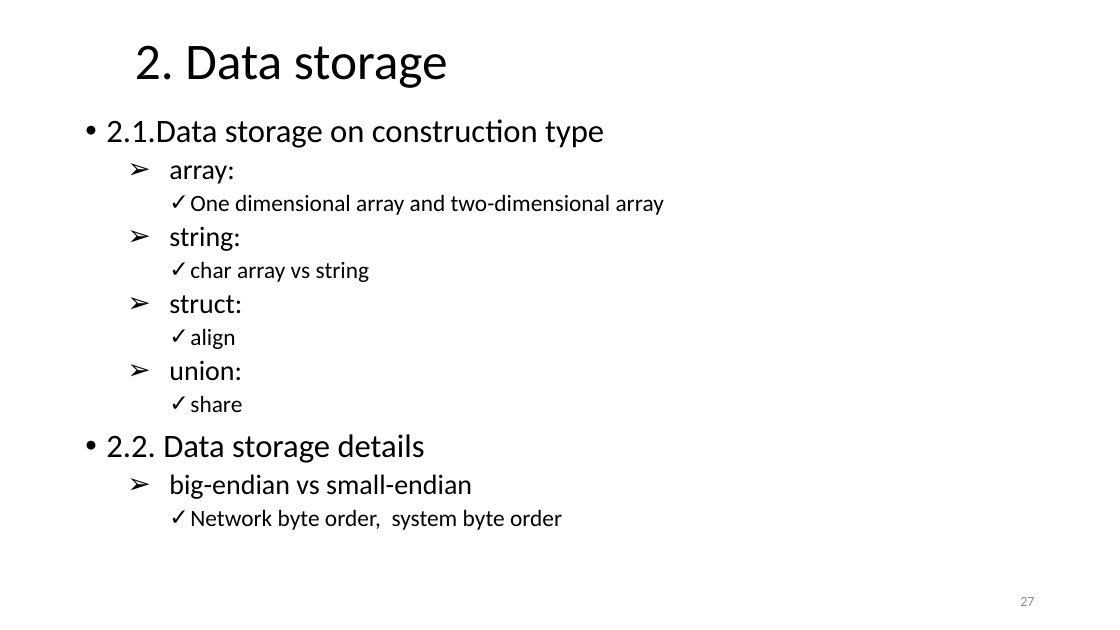
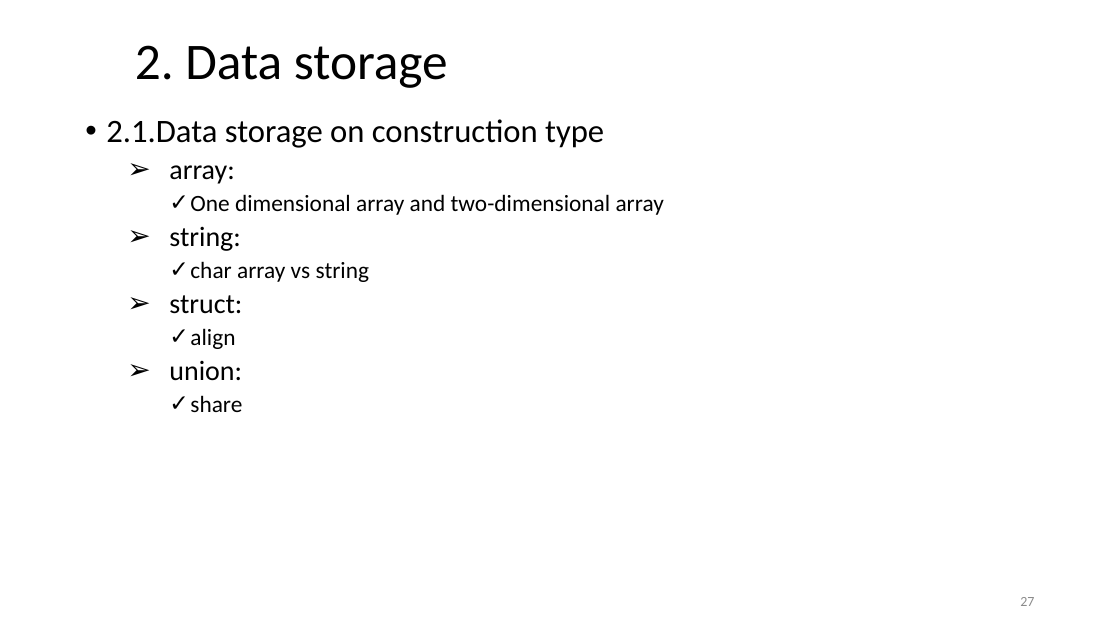
Before and after one commit to ShiqiYu/CPP, a slide deck: slide 27 of week04/Lab04.pptx. Drawn at 1120x630 pixels with LibreOffice and Linux fonts; fonts in the diff are those of the drawing; background and template pictures are left out. Boxes give left, top, right and bottom in pixels: in the first picture for what was removed or moved away, otherwise in the second. Text is boxed around its words. In the diff, an @@ line names an element or a change of style, - is before the commit and + after.

```diff
--- a/week04/Lab04.pptx
+++ b/week04/Lab04.pptx
@@ text at (106,434,562,530): paragraphs removed @@
-• 2.2. Data storage details
-  ➢ big-endian vs small-endian
-    ✓ Network byte order, system byte order
```
Also in this commit, not shown: 2 other slides changed, 1 slide added, 3 slides removed, 1 other file.
